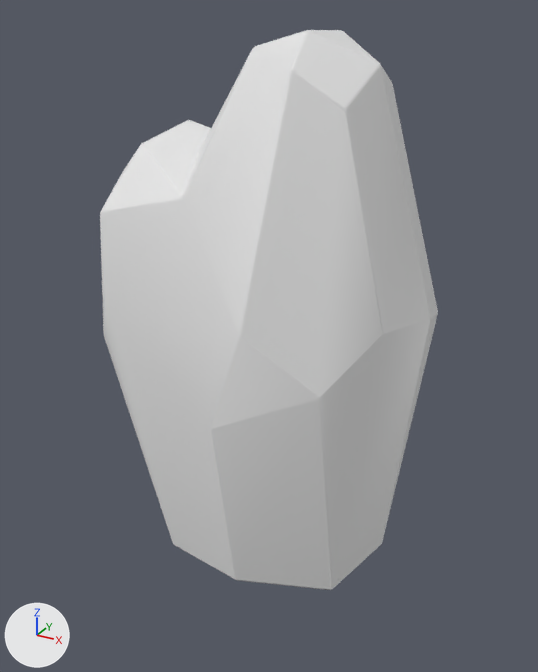
An edit to the FBX model Assets/Map1/CityTiles/TallRock.fbx, drawn before and after from the same camera.
Camera for both pictures: a 50 mm camera at (6.18, -11.73, 10.18) aimed at (-0.13, -0.26, 4.44). Lighting does not change. The marker at lower left points along +X, +Y and +Z. Where no turn or scale is listed for an object, it has been applied to the vertices.

In view in the first picture: 'TallRock'.
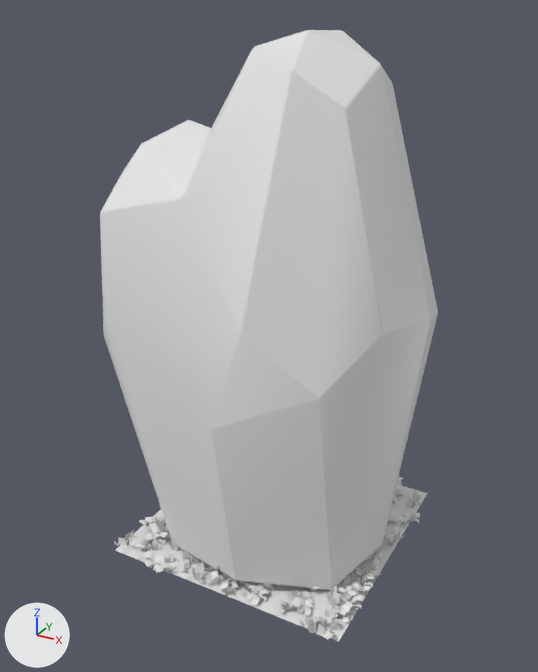
What the commit changed:
Material 'Foliage' (mat_foliage) is new.
Its base color is (0.8, 0.8, 0.8) (white #e7e7e7).
Its roughness is 0.886.
Material 'Plant' (mat_plant) is new.
Its base color is (0.8, 0.8, 0.8) (white #e7e7e7).
Mesh me_cube_015 is new.
It has 9537 vertices, 3195 faces and spans x -2.65..2.68, y -2.74..2.65, z 0.96..1.53.
Faces by material slot: [1, 3194].
It uses material mat_plant (its picture is missing).
It uses material mat_foliage (white #e7e7e7).
Object 'SmallRockGrass.001' (ob_smallrockgrass_001) is new; it shows me_cube_015.
Its location is (0.0, 0.0, -1.0).

Changed parts and their boxes [x1, y1, x2, y2] in the pictures (538 x 672 px):
'SmallRockGrass.001', added: after [114, 476, 427, 642]
    faces in mat_foliage (white #e7e7e7): [114, 476, 421, 640]
    faces in mat_plant (its picture is missing): [115, 486, 427, 642]
